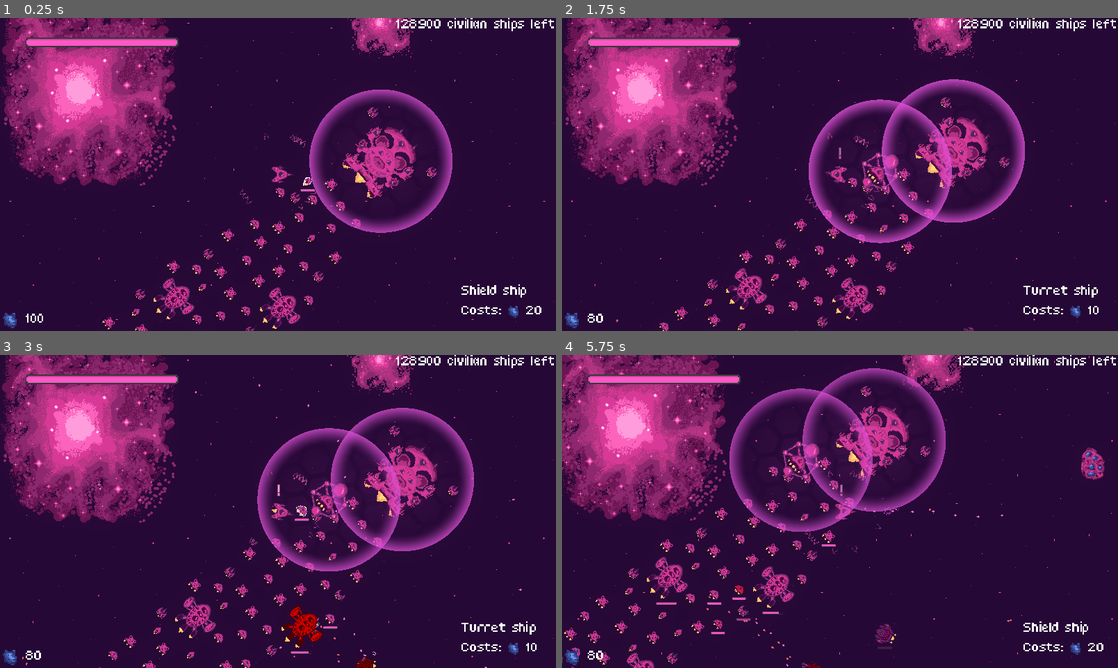
Above: before the commit, frames 1-4 (two rows, left to right).
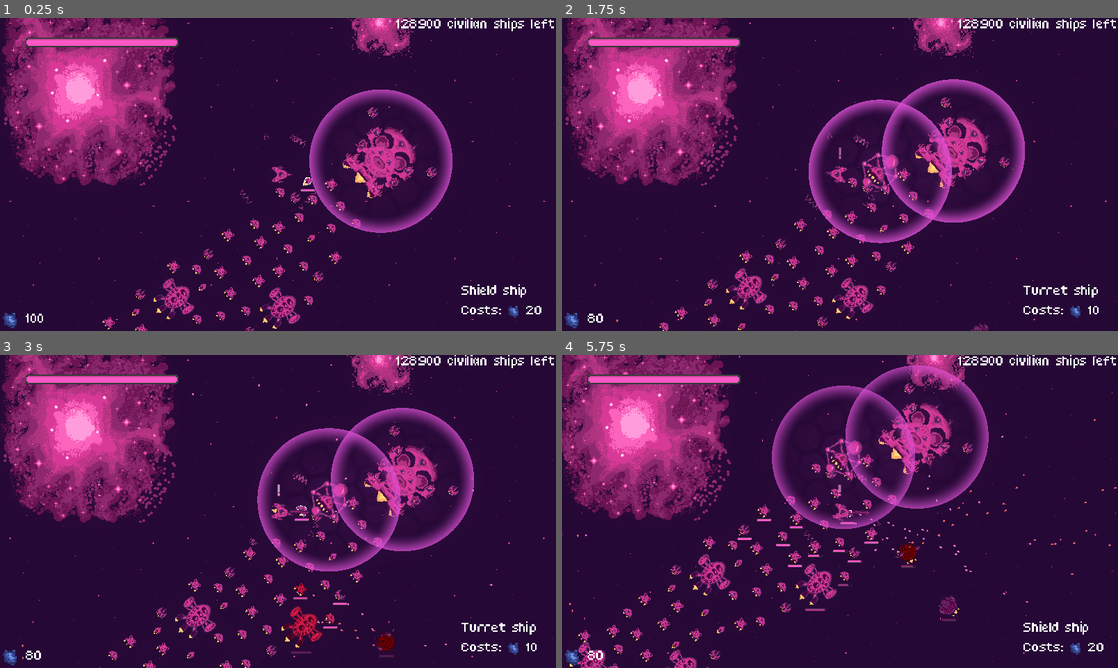
Above: after the commit, the same moments.

Repository: bear-minimum-studio/space-bear
Game: Godot game, scene res://Game.tscn
Same seed, same stepped clock (60 frames per second), same inputs: the game is played once before the commit and once after it.
Inputs:
- Up to frame 1 (0.25 s): no input
- Up to frame 2 (1.75 s): tap Enter (upgrade) at 0.5 s; hold Right (turn_right) 0.53-1.28 s; hold X (cycle_selection) 0.53-1.28 s; hold Ctrl (brake) from 1.28 s (still down); tap Down (decelerate) at 1.35 s
- Up to frame 3 (3 s): release Ctrl (brake) at 2.03 s; hold Right (turn_right) 2.03-2.78 s; hold Space (fire) 2.03-2.78 s; hold Up (accelerate) from 2.78 s (still down); tap G (grappling_hook) at 2.85 s
- Up to frame 4 (5.75 s): release Up (accelerate) at 3.53 s; hold X (cycle_selection) 3.53-4.28 s; hold Left (turn_left) 3.53-5.03 s; tap Down (decelerate) at 4.35 s; hold Ctrl (brake) from 5.03 s (still down); hold Space (fire) from 5.03 s (still down)

The runs differ from the first frame. In frame 1, less than 0.1% of the frame differs, in the area x 47-57%, y 37-61%; in frame 2, less than 0.1%; in frame 3, 1.2%; in frame 4, 25%, in the area x 0-100%, y 0-100%.

Commit message:
feat: Ennemies can now target Player

Diff:
--- a/AbstractGame.gd
+++ b/AbstractGame.gd
@@ -15,7 +15,7 @@
 	if dead_ship is Player:
 		Events.game_over.emit()
 
-	if dead_ship.is_in_group("flock"):
+	if dead_ship.is_in_group("flock") and dead_ship is AbstractCivilianShip:
 		# The civilian is freed AFTER the signal is sent. So, it won't be counted as dead when we receive the signal.
 		var nb_of_civilians_left = _count_civilians() - dead_ship.number_of_passengers
 		_update_text(nb_of_civilians_left)
@@ -25,7 +25,8 @@
 func _count_civilians():
 	var number_of_civilians = 0
 	for ship in get_tree().get_nodes_in_group("flock"):
-		number_of_civilians += ship.number_of_passengers
+		if ship is AbstractCivilianShip:
+			number_of_civilians += ship.number_of_passengers
 	return number_of_civilians
 
 func _update_text(nb_of_civilians_left: int):
--- a/npc/AutoTurret.gd
+++ b/npc/AutoTurret.gd
@@ -9,7 +9,7 @@
 		queue_redraw()
 
 const turret_target_mapping = {
-	TurretType.ENEMY: "flock",
+	TurretType.ENEMY: "ally",
 	TurretType.ALLY: "enemy"
 }
 
--- a/npc/civilians/AbstractCivilianShip.tscn
+++ b/npc/civilians/AbstractCivilianShip.tscn
@@ -29,7 +29,7 @@
 scale_max = 2.0
 scale_curve = SubResource("CurveTexture_vfxco")
 
-[node name="AbstractCivilianShip" groups=["flock"] instance=ExtResource("1_0bdkf")]
+[node name="AbstractCivilianShip" groups=["ally", "flock"] instance=ExtResource("1_0bdkf")]
 collision_layer = 8
 script = ExtResource("2_obvko")
 number_of_passengers = 0
--- a/npc/enemies/AbstractBehavior.gd
+++ b/npc/enemies/AbstractBehavior.gd
@@ -27,7 +27,7 @@
 
 func _update_target():
 	if _target == null:
-		_target = Helpers.find_nearest_node(_parent, _parent.get_tree().get_nodes_in_group("flock"))
+		_target = Helpers.find_nearest_node(_parent, _parent.get_tree().get_nodes_in_group("ally"))
 
 func _update_target_position():
 	if _target == null:
--- a/npc/enemies/Enemy.tscn
+++ b/npc/enemies/Enemy.tscn
@@ -3,39 +3,7 @@
 [ext_resource type="PackedScene" uid="uid://cxxrm5lvp7lfs" path="res://npc/enemies/AbstractEnemy.tscn" id="1_vfgof"]
 [ext_resource type="Script" path="res://npc/enemies/Enemy.gd" id="2_56xao"]
 [ext_resource type="PackedScene" uid="uid://dgesufvtht7nu" path="res://npc/AutoTurret.tscn" id="3_1eig1"]
-
-[sub_resource type="GDScript" id="GDScript_sjt6r"]
-script/source = "extends \"res://npc/enemies/AbstractBehavior.gd\"
-
-var distance_to_target : float = 0.0:
-	set(new_distance_to_target):
-		if new_distance_to_target == null:
-			return
-		distance_to_target = new_distance_to_target
-		_update_target_position_offset()
-
-
-var _target_position_offset: Vector2 = distance_to_target * Vector2.DOWN:
-	set(new_target_position_offset):
-		if new_target_position_offset == null:
-			return
-		_target_position_offset = new_target_position_offset
-		_update_target_position()
-
-func _update_target():
-	super._update_target()
-	_update_target_position_offset()
-
-func _update_target_position_offset():
-	_target_position_offset = distance_to_target * Vector2.DOWN
-
-func _update_target_position():
-	if _target == null:
-		_target_position = _parent.global_position
-		return
-
-	_target_position = _target.global_position + _target_position_offset
-"
+[ext_resource type="Script" path="res://npc/enemies/ProximityBehavior.gd" id="4_0quev"]
 
 [node name="Enemy" instance=ExtResource("1_vfgof")]
 script = ExtResource("2_56xao")
@@ -49,4 +17,4 @@
 position = Vector2(2.08165e-12, -25)
 
 [node name="Behavior" parent="." index="8"]
-script = SubResource("GDScript_sjt6r")
+script = ExtResource("4_0quev")
--- a/npc/enemies/ProximityBehavior.gd
+++ b/npc/enemies/ProximityBehavior.gd
@@ -19,6 +19,8 @@
 	_update_target_position_offset()
 
 func _update_target_position_offset():
+	if _target == null:
+		return
 	var vect_to_target = _target.global_position - _parent.global_position
 	if vect_to_target != Vector2.ZERO:
 		_target_position_offset = - distance_to_target * vect_to_target.normalized()
--- a/player/Player.tscn
+++ b/player/Player.tscn
@@ -39,8 +39,9 @@
 	self.global_rotation = 0
 "
 
-[node name="Player" type="RigidBody2D"]
+[node name="Player" type="RigidBody2D" groups=["ally"]]
 z_index = 10
+collision_layer = 9
 collision_mask = 0
 mass = 50.0
 script = ExtResource("1_rsmvc")
